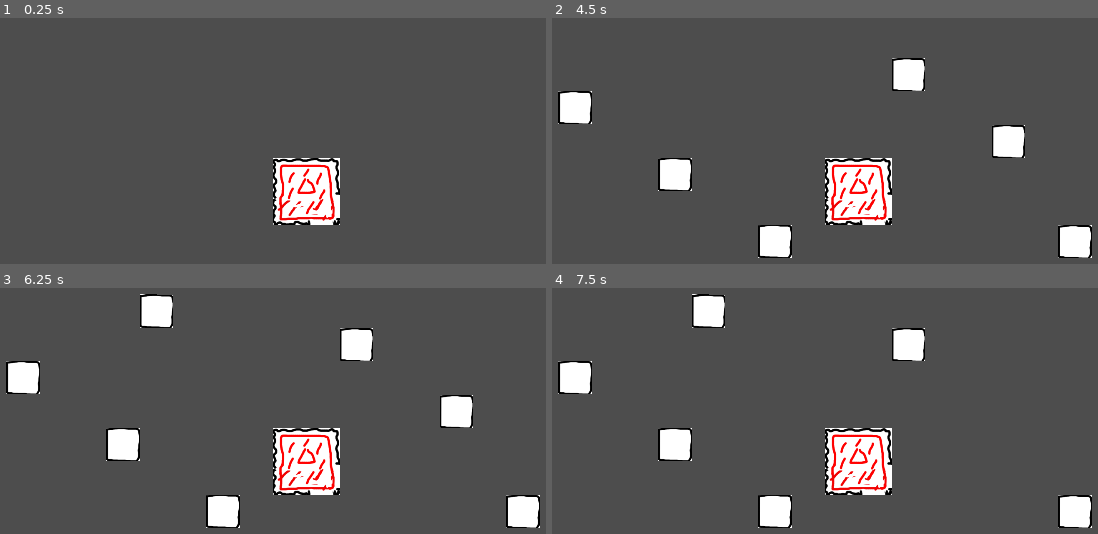
Above: before the commit, frames 1-4 (two rows, left to right).
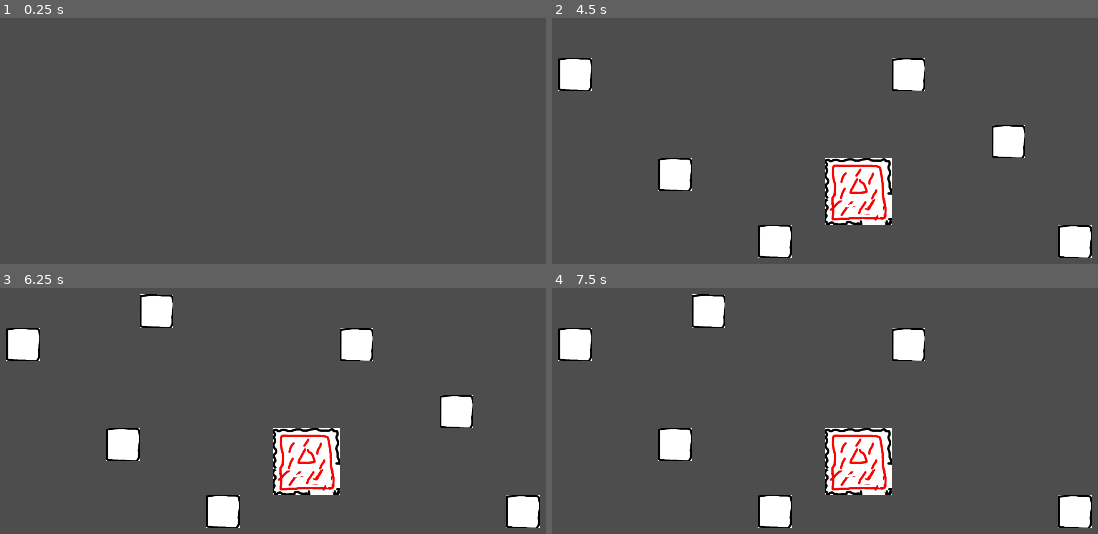
Above: after the commit, the same moments.

Repository: adotrdot/Endour-Gemastik2023
Game: Godot game, scene res://scenes/main.tscn
Two runs of this game, one before a commit and one after it. Both use one fixed random seed, a clock stepped at 60 frames per second and the inputs below.
Inputs (mouse positions are in pixels of both pictures, inside the frame that each line leads up to):
- Up to frame 1 (0.25 s): no input
- Up to frame 2 (4.5 s): tap Enter at 0.5, 2, 3.5 s; move the mouse to (999, 136) at 0.52 s; press the mouse at (999, 136) at 0.53 s; right-click (999, 136) at 0.8 s; tap Space at 1.25, 2.75, 4.25 s; move the mouse to (666, 180) at 1.27 s; release the mouse at (666, 180) at 1.28 s; right-click (666, 180) at 1.35 s; click (666, 180) at 1.42 s; tap Z (test_place_asrama, bound only after the commit) at 1.55, 2.1 s; move the mouse to (906, 59) at 2.02 s; click (906, 59) at 2.17 s; tap X (test_place_kampus, bound only after the commit) at 2.3, 2.85 s; move the mouse to (786, 246) at 2.77 s; click (786, 246) at 3.05 s; move the mouse to (1065, 224) at 3.52 s; press the mouse at (1065, 224) at 3.53 s; right-click (1065, 224) at 3.8 s; move the mouse to (584, 89) at 4.27 s; release the mouse at (584, 89) at 4.28 s; tap Middle mouse button (mb_mid) at 4.35 s; click (584, 89) at 4.42 s
- Up to frame 3 (6.25 s): tap Z (test_place_asrama, bound only after the commit) at 4.55, 5.85 s; move the mouse to (311, 428) at 5.02 s; hold Right mouse button (mb_right) 5.03-5.78 s; click (311, 428) at 5.17 s; tap X (test_place_kampus, bound only after the commit) at 5.3 s; move the mouse to (152, 315) at 5.77 s; click (152, 315) at 6.05 s
- Up to frame 4 (7.5 s): move the mouse to (999, 406) at 6.52 s; hold Right mouse button (mb_right) 6.53-7.28 s; tap X (test_place_kampus, bound only after the commit) at 6.6 s; click (999, 406) at 6.67 s; move the mouse to (666, 450) at 7.27 s; click (666, 450) at 7.35 s

The runs differ from the first frame. In frame 1, 3.3% of the frame differs, in the area x 50-63%, y 56-85%; in frame 2, 1.7%; in frame 3, 1.7%; in frame 4, 1.7%.

Commit message:
prototipe 0.3 (prototipe memunculkan asrama&kampus)

Diff:
--- a/project.godot
+++ b/project.godot
@@ -41,6 +41,16 @@
 "events": [Object(InputEventMouseButton,"resource_local_to_scene":false,"resource_name":"","device":-1,"window_id":0,"a …(236 unchanged characters)…
 ]
 }
+test_place_asrama={
+"deadzone": 0.5,
+"events": [Object(InputEventKey,"resource_local_to_scene":false,"resource_name":"","device":-1,"window_id":0,"alt_pressed":false,"shift_pressed":false,"ctrl_pressed":false,"meta_pressed":false,"pressed":false,"keycode":0,"physical_keycode":90,"key_label":0,"unicode":122,"echo":false,"script":null)
+]
+}
+test_place_kampus={
+"deadzone": 0.5,
+"events": [Object(InputEventKey,"resource_local_to_scene":false,"resource_name":"","device":-1,"window_id":0,"alt_pressed":false,"shift_pressed":false,"ctrl_pressed":false,"meta_pressed":false,"pressed":false,"keycode":0,"physical_keycode":88,"key_label":0,"unicode":120,"echo":false,"script":null)
+]
+}
 
 [layer_names]
 
--- a/scenes/main.tscn
+++ b/scenes/main.tscn
@@ -1,7 +1,8 @@
-[gd_scene load_steps=4 format=3 uid="uid://xxvh43pwrsxo"]
+[gd_scene load_steps=5 format=3 uid="uid://xxvh43pwrsxo"]
 
 [ext_resource type="Script" path="res://scripts/Level.gd" id="1_k6mty"]
 [ext_resource type="PackedScene" uid="uid://tdib8wqxja64" path="res://scenes/tilemap.tscn" id="2_marce"]
+[ext_resource type="Script" path="res://scripts/tilemap.gd" id="3_uwblg"]
 [ext_resource type="Script" path="res://scripts/cam_container.gd" id="3_vqskw"]
 
 [node name="main" type="Node2D"]
@@ -10,6 +11,7 @@
 script = ExtResource("1_k6mty")
 
 [node name="TileMap" parent="Level" instance=ExtResource("2_marce")]
+script = ExtResource("3_uwblg")
 
 [node name="cam_container" type="Node2D" parent="."]
 script = ExtResource("3_vqskw")
--- a/scenes/tilemap.tscn
+++ b/scenes/tilemap.tscn
@@ -203,3 +203,11 @@
 rotation = 0.00141728
 tile_set = SubResource("TileSet_w2bvw")
 format = 2
+layer_0/name = "jalan"
+layer_1/name = "bangunan"
+layer_1/enabled = true
+layer_1/modulate = Color(1, 1, 1, 1)
+layer_1/y_sort_enabled = false
+layer_1/y_sort_origin = 0
+layer_1/z_index = 0
+layer_1/tile_data = PackedInt32Array()
--- a/scripts/Level.gd
+++ b/scripts/Level.gd
@@ -1,44 +1,28 @@
 extends Node2D
 
 var can_place = true
+var mousepos = Vector2i()
 @onready var tilemap = $TileMap
 
+var _test_asrama = true
+var _test_kampus = true
 
 func _ready():
-	tilemap.add_layer(1)
-	var asrama_tilepos = [Vector2i(0,0), Vector2i(0,1), Vector2i(1,0), Vector2i(1,1)]
-	var asrama_atlas_coords = [Vector2i(0,0), Vector2i(0,1), Vector2i(1,0), Vector2i(1,1)]
-	for i in range(4):
-		tilemap.set_cell(1,asrama_tilepos[i],1,asrama_atlas_coords[i])
-	tilemap.set_cells_terrain_connect(0, [asrama_tilepos[-1]], 0, 0)
-
-	var kampus_tilepos = [Vector2i(10,10), Vector2i(10,11), Vector2i(11,10), Vector2i(11,11), Vector2i(12,10), Vector2i(12,11)]
-	var kampus_atlas_coords = [Vector2i(0,0), Vector2i(0,1), Vector2i(1,0), Vector2i(1,1), Vector2i(2,0), Vector2i(2,1)]
-	for i in range(6):
-		tilemap.set_cell(1,kampus_tilepos[i],2,kampus_atlas_coords[i])
-	tilemap.set_cells_terrain_connect(0, [kampus_tilepos[3]], 0, 0)
+	pass
 
 
 func _process(delta):
+	if _test_asrama:
+		if Input.is_action_just_pressed("test_place_asrama"):
+			tilemap.place_asrama(Vector2(0,0))
+			_test_asrama = false
+	if Input.is_action_just_pressed("test_place_kampus"):
+		tilemap.place_kampus(Vector2(800,800))
+		_test_kampus = false
+
+	mousepos = get_local_mouse_position()
 	if can_place:
 		if Input.is_action_pressed("mb_left"):
-			place_tile()
+			tilemap.place_road(mousepos)
 		elif Input.is_action_pressed("mb_right"):
-			remove_tile()
-
-func place_tile():
-	var mousepos : Vector2i = get_local_mouse_position()
-	var tilepos = tilemap.local_to_map(mousepos)
-	tilemap.set_cells_terrain_connect(0, [tilepos], 0, 0)
-
-
-func remove_tile():
-	var mousepos : Vector2i = get_local_mouse_position()
-	var tilepos = tilemap.local_to_map(mousepos)
-	if tilemap.get_cell_source_id(1,tilepos) == 1:
-		return
-	tilemap.erase_cell(0, tilepos)
-	for tile in tilemap.get_surrounding_cells(tilepos):
-		if tilemap.get_cell_source_id(0, tile) == 0:
-			tilemap.erase_cell(0, tile)
-			tilemap.set_cells_terrain_connect(0, [tile], 0, 0)
+			tilemap.remove_road(mousepos)
--- /dev/null
+++ b/scripts/tilemap.gd
@@ -0,0 +1,46 @@
+extends TileMap
+
+var asrama_coords = PackedVector2Array()
+var asrama_atlas_coords = [Vector2i(0,0), Vector2i(0,1), Vector2i(1,0), Vector2i(1,1)]
+var kampus_coords = PackedVector2Array()
+var kampus_atlas_coords = [Vector2i(0,0), Vector2i(0,1), Vector2i(1,0), Vector2i(1,1), Vector2i(2,0), Vector2i(2,1)]
+
+
+func place_road(local_mousepos):
+	var tilepos = local_to_map(local_mousepos)
+	if get_cell_source_id(1,tilepos) in [1,2]:
+		return
+	set_cells_terrain_connect(0, [tilepos], 0, 0)
+
+
+func remove_road(local_mousepos):
+	var tilepos = local_to_map(local_mousepos)
+	if get_cell_source_id(1,tilepos) in [1,2]:
+		return
+	erase_cell(0, tilepos)
+	for tile in get_surrounding_cells(tilepos):
+		if get_cell_source_id(0, tile) == 0:
+			erase_cell(0, tile)
+			set_cells_terrain_connect(0, [tile], 0, 0)
+
+
+func place_asrama(pos):
+	asrama_coords.clear()
+	var tilepos = local_to_map(pos)
+	for i in range(2):
+		for j in range(2):
+			asrama_coords.append(tilepos + Vector2i(i,j))
+	for i in range(asrama_coords.size()):
+		set_cell(1,asrama_coords[i],1,asrama_atlas_coords[i])
+	set_cells_terrain_connect(0, [asrama_coords[-1]], 0, 0)
+
+
+func place_kampus(pos):
+	kampus_coords.clear()
+	var tilepos = local_to_map(pos)
+	for i in range(3):
+		for j in range(2):
+			kampus_coords.append(tilepos + Vector2i(i,j))
+	for i in range(kampus_coords.size()):
+		set_cell(1,kampus_coords[i],2,kampus_atlas_coords[i])
+	set_cells_terrain_connect(0, [kampus_coords[3]], 0, 0)
